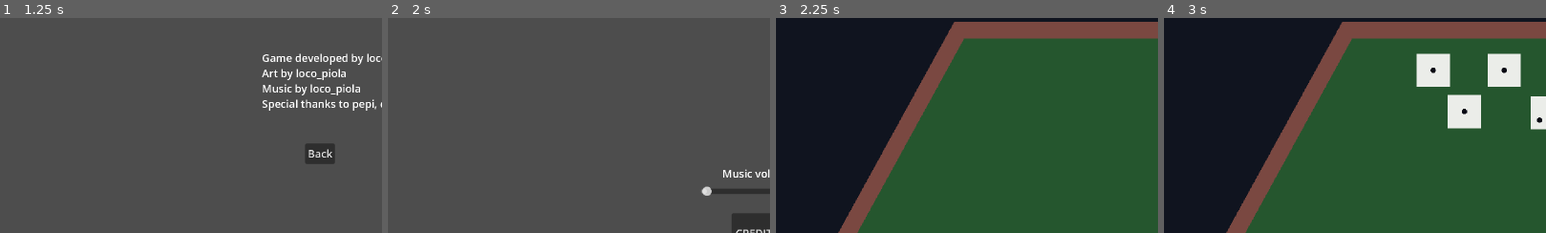
Above: before the commit, frames 1-4 (left to right).
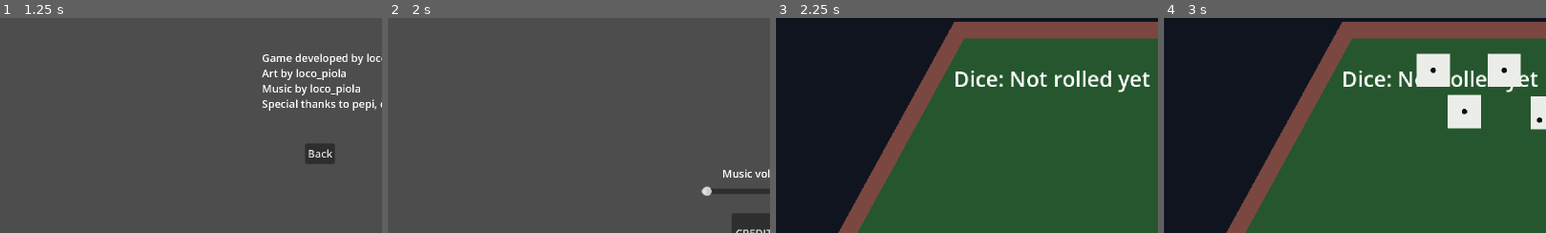
Above: after the commit, the same moments.

Repository: martinbriebac/10-000
Game: Godot game, scene res://scenes/setup_scene.tscn
The game is run twice, just before and just after one commit, with the same random seed, the same clock (stepped at 60 frames per second) and the same inputs.
Inputs (mouse positions are % of the whole screen's width and height, from its top left):
- Up to frame 1 (1.25 s): click "CREDITS" at 0.5 s
- Up to frame 2 (2 s): click "Back" at 1.25 s
- Up to frame 3 (2.25 s): click "START" at 2 s
- Up to frame 4 (3 s): click (70, 86) at 2.75 s
The pictures show only the part of the screen within x 1-51%, y 37-87%; the shares and areas given below are measured in that part.

Frames 1-2 are identical in both runs. In frame 3, 1.6% of the frame differs, in the area x 47-98%, y 24-35%; in frame 4, 1.1%.

Commit message:
fixed back button on credits scene

Diff:
--- a/scenes/table.tscn
+++ b/scenes/table.tscn
@@ -25,7 +25,6 @@
 value = 2.0
 
 [node name="DiceLabel" type="Label" parent="."]
-visible = false
 offset_left = 283.0
 offset_top = 306.0
 offset_right = 357.0
--- a/scripts/credits_scene.gd
+++ b/scripts/credits_scene.gd
@@ -6,6 +6,7 @@
 	tween.tween_property(self, "modulate:a", 1, 1).set_ease(Tween.EASE_IN_OUT)
 	tween.play()
 
+	$Back.disconnect("pressed", Callable(self, "_on_back_pressed"))
 	$Back.connect("pressed", Callable(self, "_on_back_pressed"))
 
 
